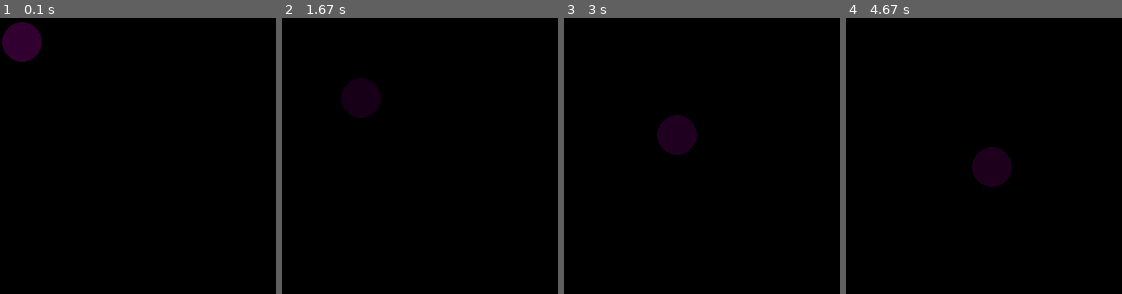
Above: before the commit, frames 1-4 (left to right).
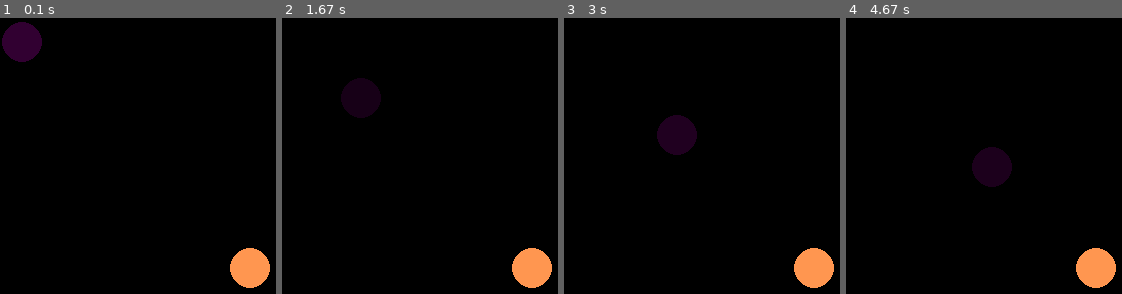
Above: after the commit, the same moments.

Repository: AleksandrLagutov/my_education
Game: pygame game, started from lesson_18_pygame_and_balls/exercise_1.py
The game is run twice, just before and just after one commit, with the same random seed, the same clock (stepped at 60 frames per second) and the same inputs.
Inputs:
- Up to frame 1 (0.1 s): no input
- Up to frame 2 (1.67 s): hold Right 0.33-0.8 s; hold Up 0.83-1.13 s; hold Right 1.17-1.63 s
- Up to frame 3 (3 s): hold Left 1.67-2.2 s; hold Down 2.23-2.53 s; hold Left 2.57-2.97 s
- Up to frame 4 (4.67 s): hold Up 3-3.37 s; hold Right 3.4-4.03 s; hold Down 4.07-4.43 s; hold Left from 4.47 s (still down)

The runs differ from the first frame. In frame 1, 1.6% of the frame differs, in the area x 83-98%, y 83-98%; in frame 2, 1.6%; in frame 3, 1.6%; in frame 4, 1.6%.

Commit message:
Упражнение №1 Реализовал изменение цвета шарика зависящее от скорости.

Diff:
--- a/lesson_18_pygame_and_balls/exercise_1.py
+++ b/lesson_18_pygame_and_balls/exercise_1.py
@@ -38,8 +38,12 @@
         vx = -vx
     if int(y) + 20 >= height or int(y) - 20 <= 0:
         vy = -vy
+    #if ((x + 250)**2 + (y + 250)**2)**0.5 <= 40: # условие пересечения колизий https://en.wikipedia.org/wiki/Elastic_collision
+
+
 
     window.fill((0,0,0))
     pygame.draw.circle(window, (abs(vy),0 , abs(vy)), (int(x), int(y)), 20)
+    pygame.draw.circle(window, (255, 150, 80), (250, 250), 20)
 
     pygame.display.flip()
